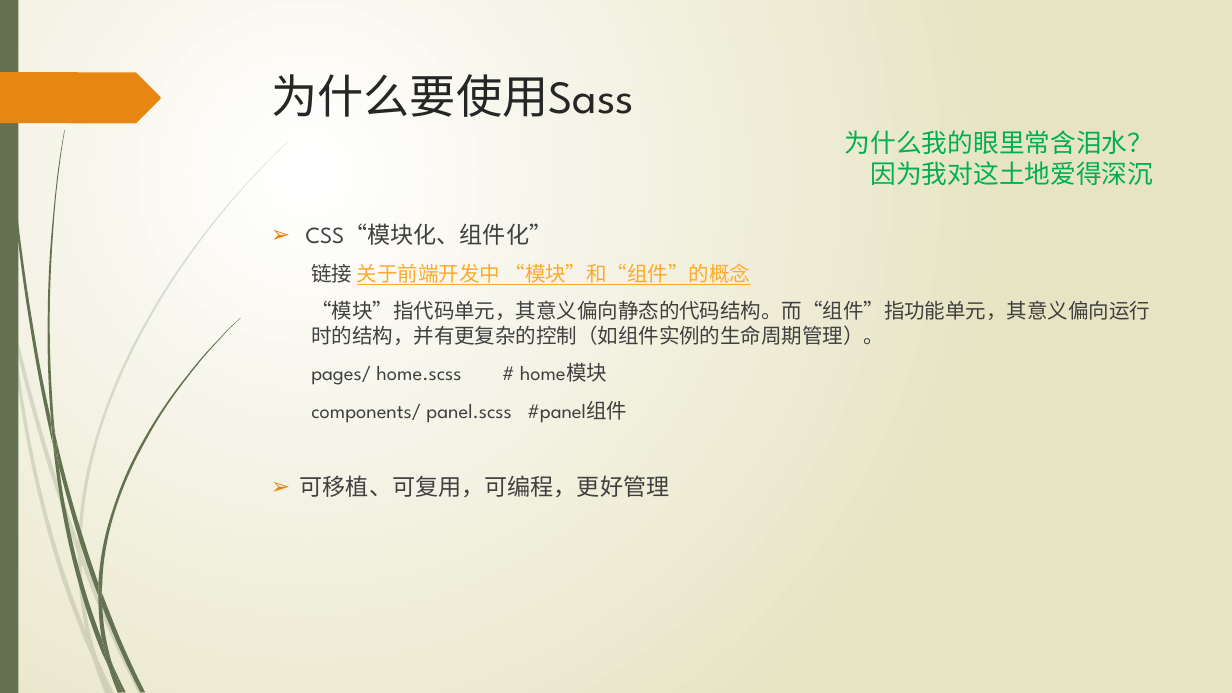
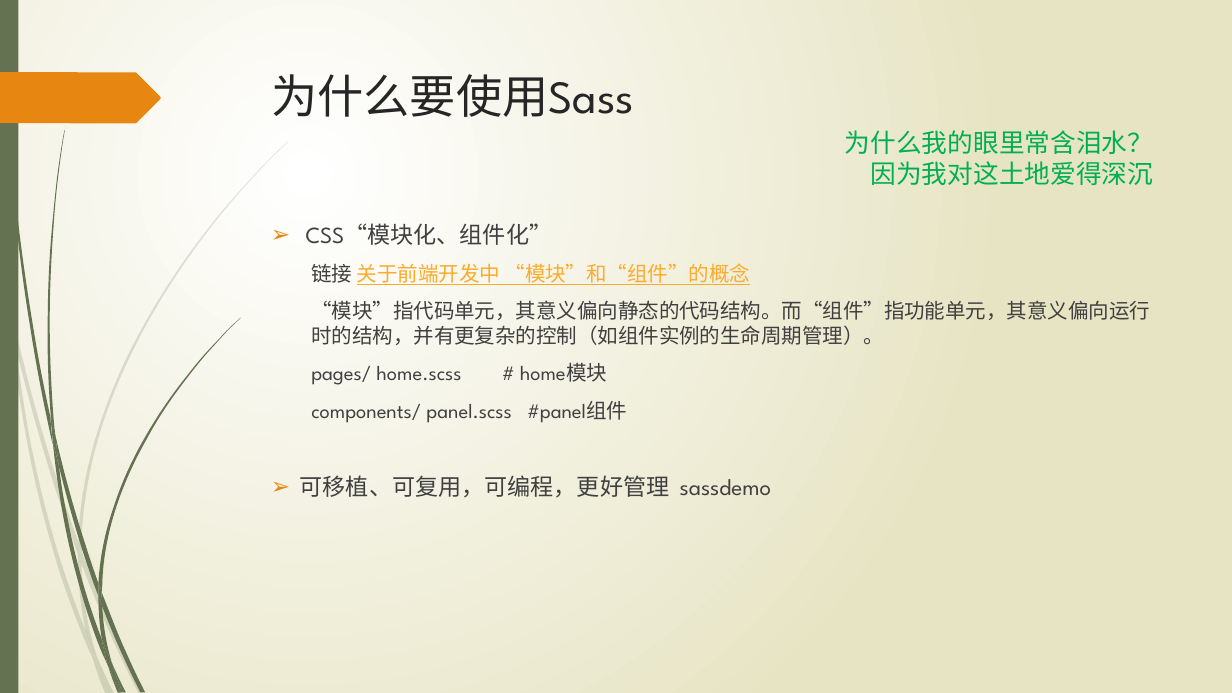
Before and after one commit to wangweihui/sassdemo, a slide deck: slide 5 of SASS愈行愈远.pptx. Drawn at 1232x693 pixels with LibreOffice and Linux fonts; fonts in the diff are those of the drawing. Boxes give left, top, right and bottom in pixels: in the first picture for what was removed or moved away, otherwise in the second. Text is boxed around its words. In the diff, an @@ line names an element or a change of style, - is before the commit and + after.

```diff
--- a/SASS愈行愈远.pptx
+++ b/SASS愈行愈远.pptx
@@ text at <box>300,475,772,497</box>: text changed @@
-➢ 可移植、可复用，可编程，更好管理
+➢ 可移植、可复用，可编程，更好管理 sassdemo
```
Also in this commit, not shown: 2 other slides changed, 7 other files.
